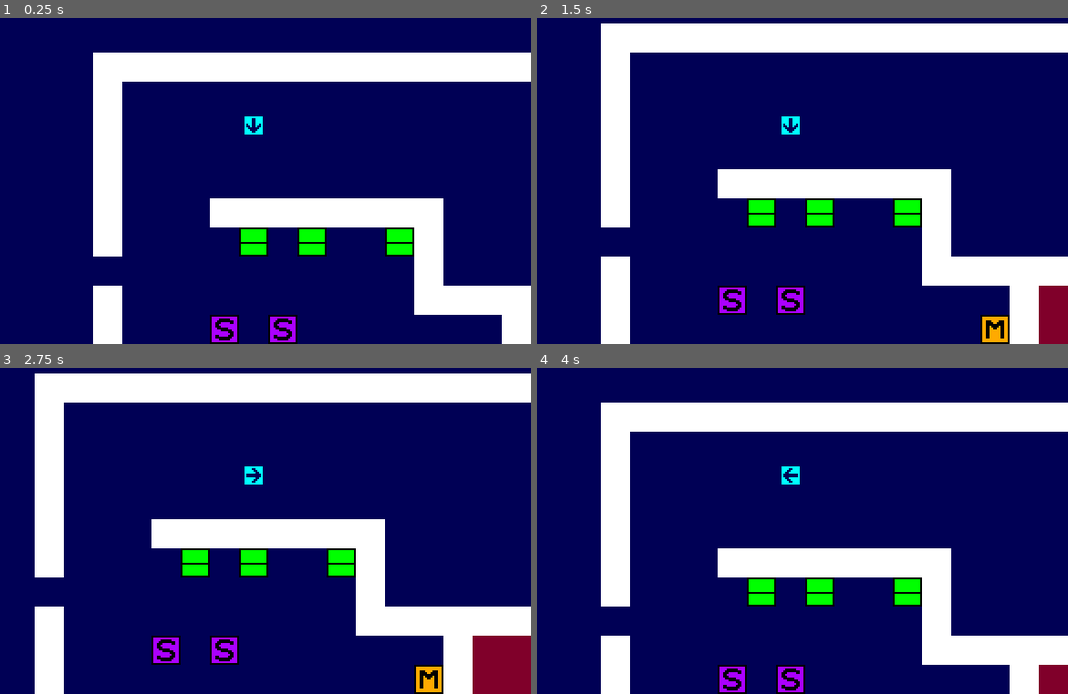
Above: before the commit, frames 1-4 (two rows, left to right).
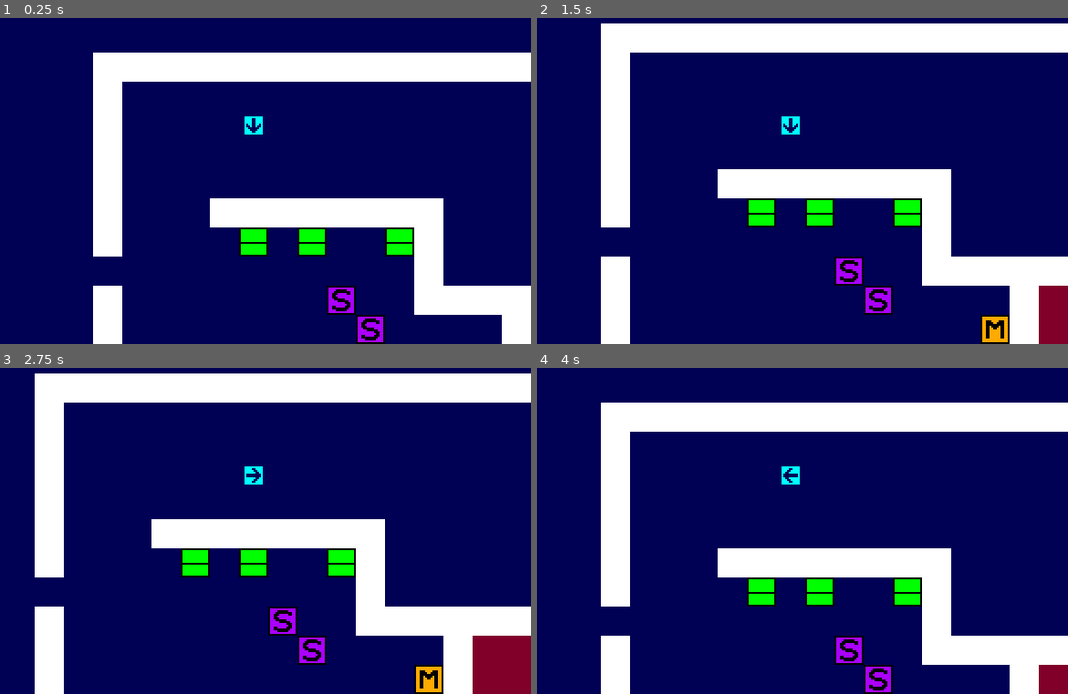
Above: after the commit, the same moments.

Repository: BeamBrain1/Morphose
Game: Godot game, scene res://Scenes/Global/root.tscn
Two runs of this game, one before a commit and one after it. Both use one fixed random seed, a clock stepped at 60 frames per second and the inputs below.
Inputs (mouse positions are in pixels of both pictures, inside the frame that each line leads up to):
- Up to frame 1 (0.25 s): no input
- Up to frame 2 (1.5 s): tap Enter (overworld_interact) at 0.5, 0.6 s; move the mouse to (903, 102) at 0.52 s; hold Right (right) 0.53-1.28 s; tap Space at 1.25 s; move the mouse to (659, 148) at 1.27 s; hold Down (down) from 1.28 s (still down); click (659, 148) at 1.35 s
- Up to frame 3 (2.75 s): tap Enter (overworld_interact) at 2, 2.1 s; move the mouse to (297, 377) at 2.02 s; release Down (down) at 2.03 s; hold Right (right) from 2.03 s (still down)
- Up to frame 4 (4 s): tap Space at 2.75 s; move the mouse to (749, 563) at 2.77 s; release Right (right) at 2.78 s; hold Up (up) 2.78-3.53 s; click (749, 563) at 2.85 s; tap Enter (overworld_interact) at 3.5, 3.6 s; move the mouse to (951, 540) at 3.52 s; hold Left (left) from 3.53 s (still down)

The runs differ from the first frame. In frame 1, 2.0% of the frame differs, in the area x 39-73%, y 82-100%; in frame 2, 2.0%; in frame 3, 2.0%; in frame 4, 2.0%.

Commit message:
Daily backup

Diff:
--- a/Scenes/Global/Tables/overworld_flags.gd
+++ b/Scenes/Global/Tables/overworld_flags.gd
@@ -10,10 +10,9 @@
 
 # Returns flag value for key, or default value if flag not present
 func getFlagIntValue(flag: String) -> int:
-	if flags.has(flag.to_upper()):
-		return flags[flag.to_upper()]
-	push_error("Flag not present: " + flag)
-	return DEFAULT_FLAG_VALUE
+	if not flags.has(flag.to_upper()):
+		flags[flag] = DEFAULT_FLAG_VALUE
+	return flags[flag.to_upper()]
 
 
 func setFlagIntValue(flag: String, value: int) -> void:
--- a/Scenes/Overworld/ActiveObjects/active_map_object.gd
+++ b/Scenes/Overworld/ActiveObjects/active_map_object.gd
@@ -15,4 +15,8 @@
 
 
 func push(direction: GlobalProgramData.DIRECTION) -> void:
-	position = OverworldMap.gridPositionToCanvasPosition(OverworldMap.gridPosition(self) + GlobalProgramData.direction_vector[direction])
+	setGridPosition(OverworldMap.gridPosition(self) + GlobalProgramData.direction_vector[direction])
+
+
+func setGridPosition(grid_position: Vector2) -> void:
+	position = OverworldMap.gridPositionToCanvasPosition(grid_position)
--- a/Scenes/Overworld/MapScripts/MapScript.gd
+++ b/Scenes/Overworld/MapScripts/MapScript.gd
@@ -41,3 +41,15 @@
 	for i in range(num_tiles):
 		actor.push(direction)
 		await delay(step_delay)
+
+
+func globalFlags() -> OverworldFlags:
+	return ActiveSaveData.overworld_flags
+
+
+func spawnActiveObject(scene_name: String, node_name: String, grid_position: Vector2) -> void:
+	controller.getCurrentMap().spawnActiveObject(scene_name, node_name, grid_position)
+
+
+func destroyActiveObject(node_name: String) -> void:
+	controller.getCurrentMap().destroyActiveObject(node_name)
--- a/Scenes/Overworld/MapScripts/test_script.gd
+++ b/Scenes/Overworld/MapScripts/test_script.gd
@@ -2,11 +2,15 @@
 
 
 func body() -> void:
-	await displayDialog("Primus", "Rar I am Primus food food eat Muta")
-	await displayDialog("Defector", "I am the Defector, and I want to get ahead by any means.")
-	await pushParty(5, GlobalProgramData.DIRECTION.LEFT)
-	await pushParty(5, GlobalProgramData.DIRECTION.RIGHT, 0.4)
-	await pushActiveObject("ModificationStation", 3, GlobalProgramData.DIRECTION.UP)
-	await pushActiveObject("ModificationStation", 3, GlobalProgramData.DIRECTION.DOWN, 0.5)
-	await delay(2)
-	await displayDialog("Scholar", "I am these idiots' babysitter, apparently.")
+	if globalFlags().isFlagSet("test"):
+		await displayDialog("Scholar", "Wait, we've already done this routine!")
+	else:
+		await displayDialog("Primus", "Rar I am Primus food food eat Muta")
+		await displayDialog("Defector", "I am the Defector, and I want to get ahead by any means.")
+		await pushParty(5, GlobalProgramData.DIRECTION.LEFT)
+		await pushParty(5, GlobalProgramData.DIRECTION.RIGHT, 0.4)
+		await pushActiveObject("ModificationStation", 3, GlobalProgramData.DIRECTION.UP)
+		await pushActiveObject("ModificationStation", 3, GlobalProgramData.DIRECTION.DOWN, 0.5)
+		await delay(2)
+		await displayDialog("Scholar", "I am these idiots' babysitter, apparently.")
+		globalFlags().setFlag("test")
--- a/Scenes/Overworld/Maps/TestMap1.tscn
+++ b/Scenes/Overworld/Maps/TestMap1.tscn
@@ -75,13 +75,13 @@
 destination_tile = Vector2(8, 8)
 
 [node name="ScriptTrigger" parent="ActiveObjects" unique_id=975544378 instance=ExtResource("8_h4wh6")]
-position = Vector2(64, 144)
+position = Vector2(128, 128)
 destroy_on_script_execution = true
 
 [node name="TestScript" parent="ActiveObjects/ScriptTrigger" unique_id=1725623064 instance=ExtResource("9_buam8")]
 
 [node name="ScriptTrigger2" parent="ActiveObjects" unique_id=1703166419 instance=ExtResource("8_h4wh6")]
-position = Vector2(96, 144)
+position = Vector2(144, 144)
 activation_type = 1
 is_solid = true
 
--- a/Scenes/Overworld/Maps/overworld_map.gd
+++ b/Scenes/Overworld/Maps/overworld_map.gd
@@ -2,6 +2,7 @@
 extends Node2D
 
 const TILE_SIZE: int = 16
+const ACTIVE_OBJECT_DIRECTORY = "res://Scenes/Overowrld/ActiveObjects/"
 
 var map_name: String
 signal party_stepped
@@ -13,7 +14,7 @@
 func _ready() -> void:
 	getPartyToken().map = self
 	getPartyToken().stepped.connect(partyStepped)
-	connectActiveObjectSignals()
+	connectAllActiveObjectSignals()
 
 
 func initialize(name_in: String, party_grid_position: Vector2):
@@ -22,14 +23,18 @@
 	updateCamera()
 
 
-func connectActiveObjectSignals() -> void:
+func connectAllActiveObjectSignals() -> void:
 	for object in getActiveMapObjects():
-		if object is WarpPoint:
-			object.warp.connect(warpPointHit)
-		elif object is ModificationStation:
-			object.used.connect(modificationStationActivated)
-		elif object is BlueprintContainer:
-			object.opened.connect(blueprintContainerOpened)
+		connectActiveObjectSignals(object)
+
+
+func connectActiveObjectSignals(object: ActiveMapObject) -> void:
+	if object is WarpPoint:
+		object.warp.connect(warpPointHit)
+	elif object is ModificationStation:
+		object.used.connect(modificationStationActivated)
+	elif object is BlueprintContainer:
+		object.opened.connect(blueprintContainerOpened)
 
 
 func warpPointHit(destination: OverworldPosition) -> void:
@@ -141,3 +146,19 @@
 		if zone.tokenIsInside($PartyToken):
 			return zone
 	return null
+
+
+func spawnActiveObject(scene_name: String, node_name: String, grid_position: Vector2) -> void:
+	var active_object = load(ACTIVE_OBJECT_DIRECTORY + scene_name + ".tscn").instantiate()
+	add_child(active_object)
+	connectActiveObjectSignals(active_object)
+	active_object.setGridPosition(grid_position)
+
+
+func destroyActiveObject(node_name: String) -> void:
+	var obj = getActiveObjectByName(node_name)
+	if obj == null:
+		push_error("Active Object not found: " + node_name)
+		await get_tree().process_frame		# Wait 1 frame for object to be destroyed before returning
+	else:
+		obj.call_deferred("queue_free")
